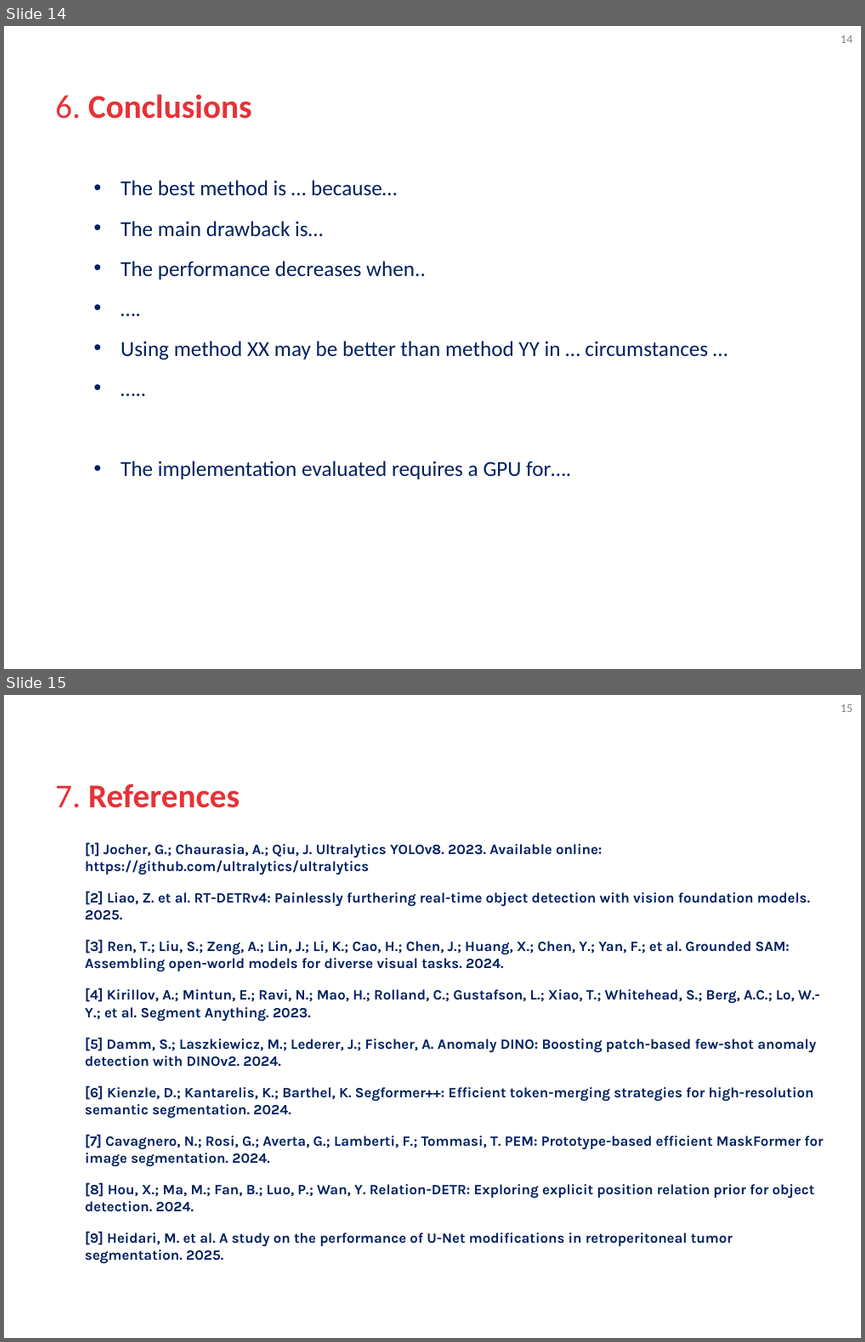
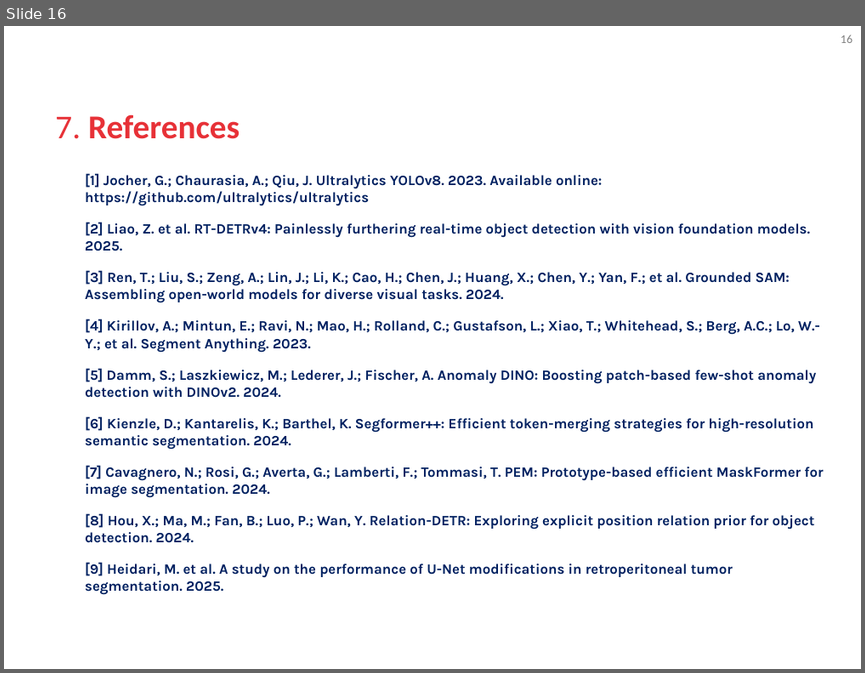
Before and after one commit to blooraayy/VA_RetoMichelin, a slide deck: docs/GIDIA_VA_Course_Project_Presentations.pptx. Shown one above the other, each under a label of ours: slides 14 and 15 before the commit, slide 16 after it. The pictures are 865x1342 and 865x673 pixels, drawn with LibreOffice and Linux fonts; fonts in the diff are those of the drawing; background and template pictures are left out. Boxes give left, top, right and bottom in pixels: in the first picture for what was removed or moved away, otherwise in the second. Text is boxed around its words. In the diff, an @@ line names an element or a change of style, - is before the commit and + after.

```diff
--- a/docs/GIDIA_VA_Course_Project_Presentations.pptx
+++ b/docs/GIDIA_VA_Course_Project_Presentations.pptx
@@ slide 14 removed at (x1=4, y1=26, x2=861, y2=669), background #FFFFFF; not listed: 1 template element that a slide beside it also shows @@
@@ title removed at (x1=55, y1=94, x2=252, y2=119) @@
-6. Conclusions
@@ text removed at (x1=120, y1=180, x2=708, y2=479) @@
-• The best method is … because…
-• The main drawback is…
-• The performance decreases when..
-• ….
-• Using method XX may be better than method YY in … circumstances …
-• …..
-• The implementation evaluated requires a GPU for….
@@ what was slide 15 is now slide 16 @@
@@ page number at (x1=840, y1=34, x2=852, y2=43): text changed @@
-15
+16
```
Also in this commit, not shown: 4 slides changed, 1 slide added, 1 other file.
